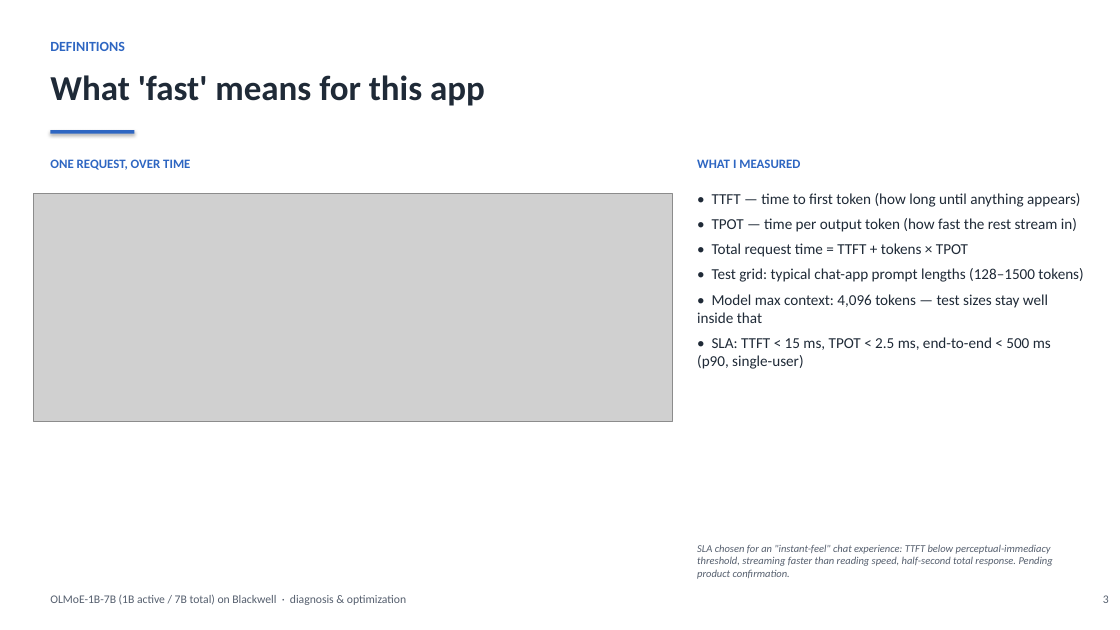
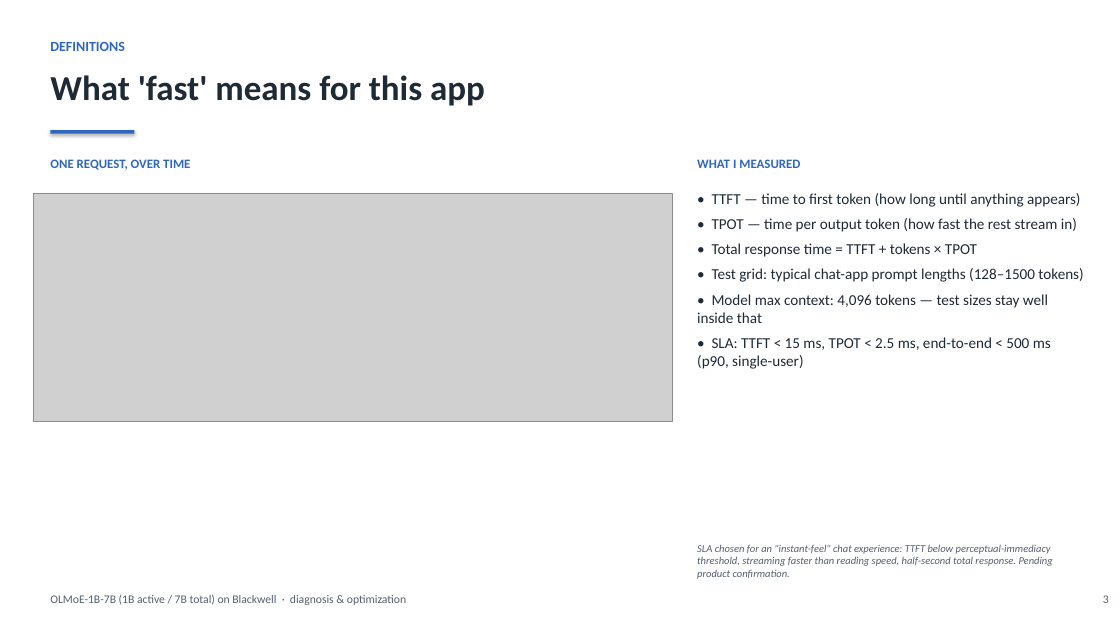
Before and after one commit to harishvs/moe-inference-optimize, a slide deck: slide 3 of talk/deck.pptx. Drawn at 1120x630 pixels with LibreOffice and Linux fonts; fonts in the diff are those of the drawing; grey boxes stand for pictures. Boxes give left, top, right and bottom in pixels: in the first picture for what was removed or moved away, otherwise in the second. Text is boxed around its words. In the diff, an @@ line names an element or a change of style, - is before the commit and + after.

```diff
--- a/talk/deck.pptx
+++ b/talk/deck.pptx
@@ text at (712,243,977,257): text changed @@
-• Total request time = TTFT + tokens × TPOT
+• Total response time = TTFT + tokens × TPOT
```
Also in this commit, not shown: 14 other slides changed, 2 slides added, 2 slides removed, 40 other files.
